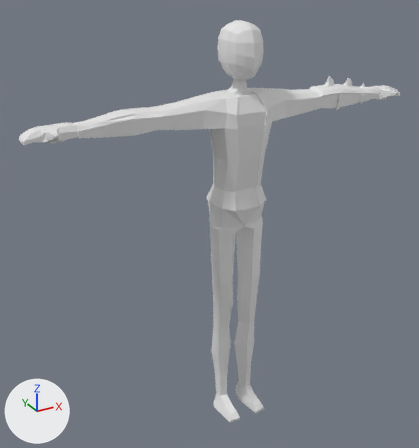
The Blender file Models/MC_Model_Clothes.blend as it was, and as the next commit left it.
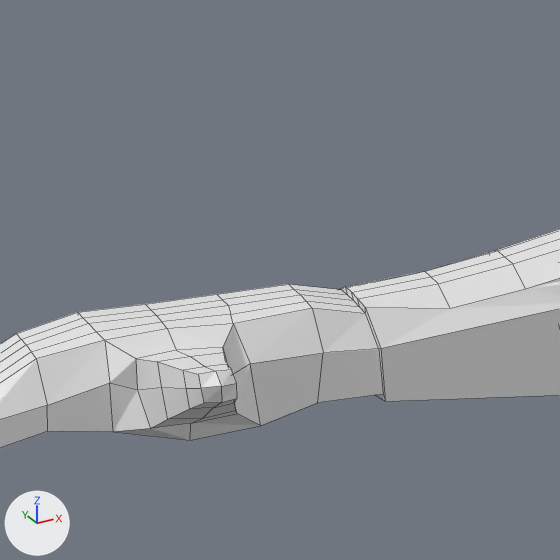
The first picture shows the older version from a 50 mm camera at (-4.52, -7.37, 3.89) aimed at (-0.38, 0.17, 0.13). The close-ups show both versions on the part from 6% to 25% of the width and 19% to 36% of the height of that picture; other places that the commit changed are outside them. Arrows for +X, +Y and +Z are at lower left; the lights stay in place. The close-ups show mesh edges as thin lines.
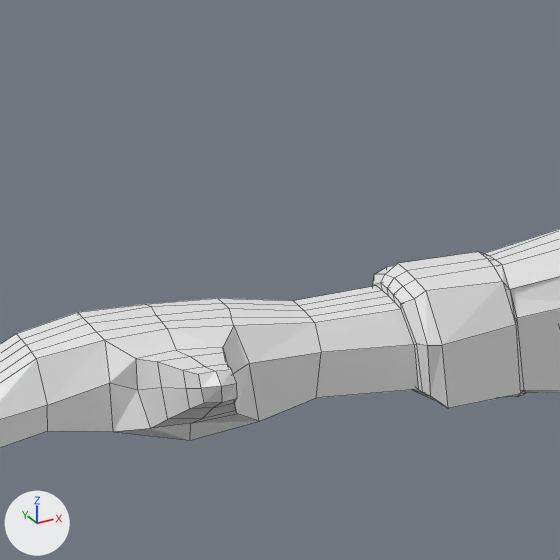
The edits, one by one:
me_cube_002 is used by ob_cube; location (0.0, 0.0, 0.0).
me_cube_002 had 1870 vertices, 1814 faces and spanned x -3.2..3.2, y -0.58..0.33, z -3.43..3.24.
me_cube_002 now has 2157 vertices, 2108 faces and spans x -3.2..3.2, y -0.65..0.33, z -3.48..3.24.
me_cube_002 part 1: 30 vertices moved from x -2.83..-2.48, y -0.16..0.06, z 1.88..2.08 to x -2.82..-2.27, y -0.16..0.06, z 1.89..2.09; 18 vertices removed from x -2.48..-2.19, y -0.17..0.09, z 1.9..2.1; 103 vertices added at x -2.42..-2.2, y -0.22..0.12, z 1.86..2.1.

Location of each change, (x1, y1, x2, y2) in pixels of the close-ups (560 x 560 px):
part 1 of me_cube_002, built on
    before: (87, 232, 560, 439)
    after: (87, 232, 560, 438)
